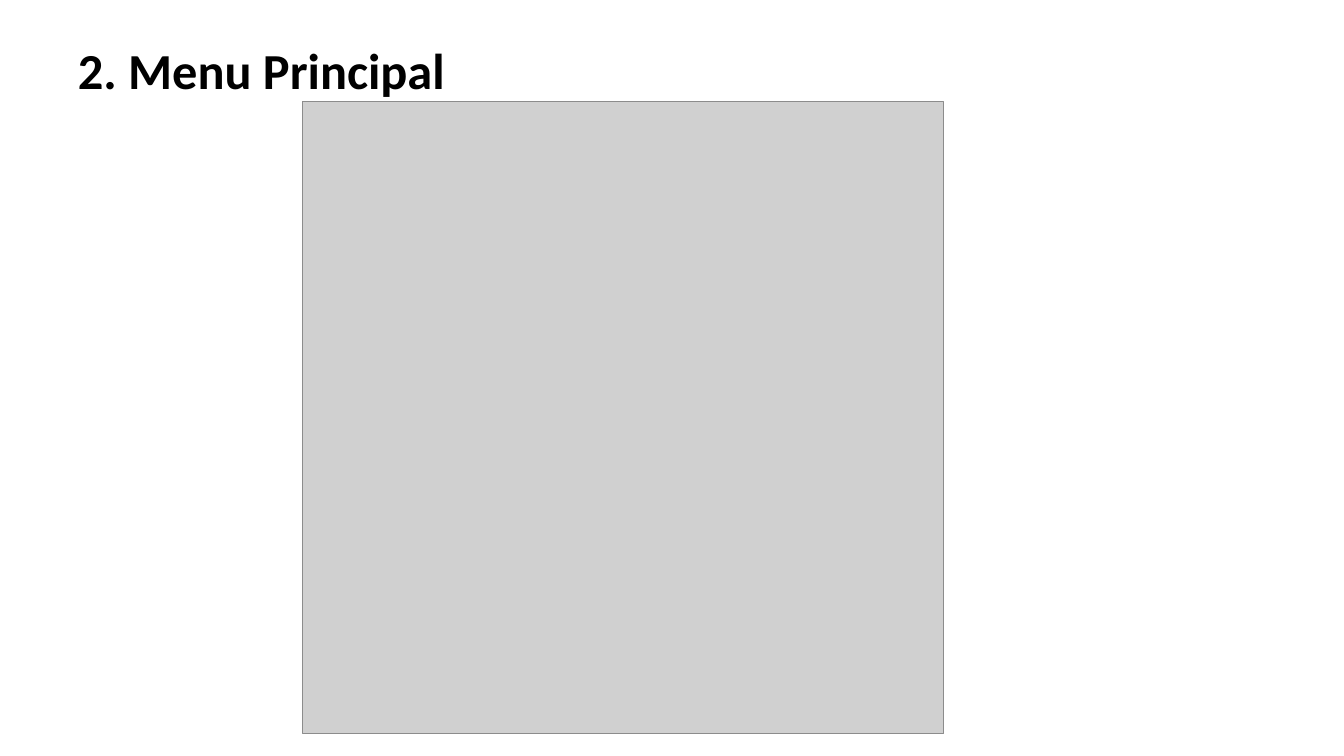
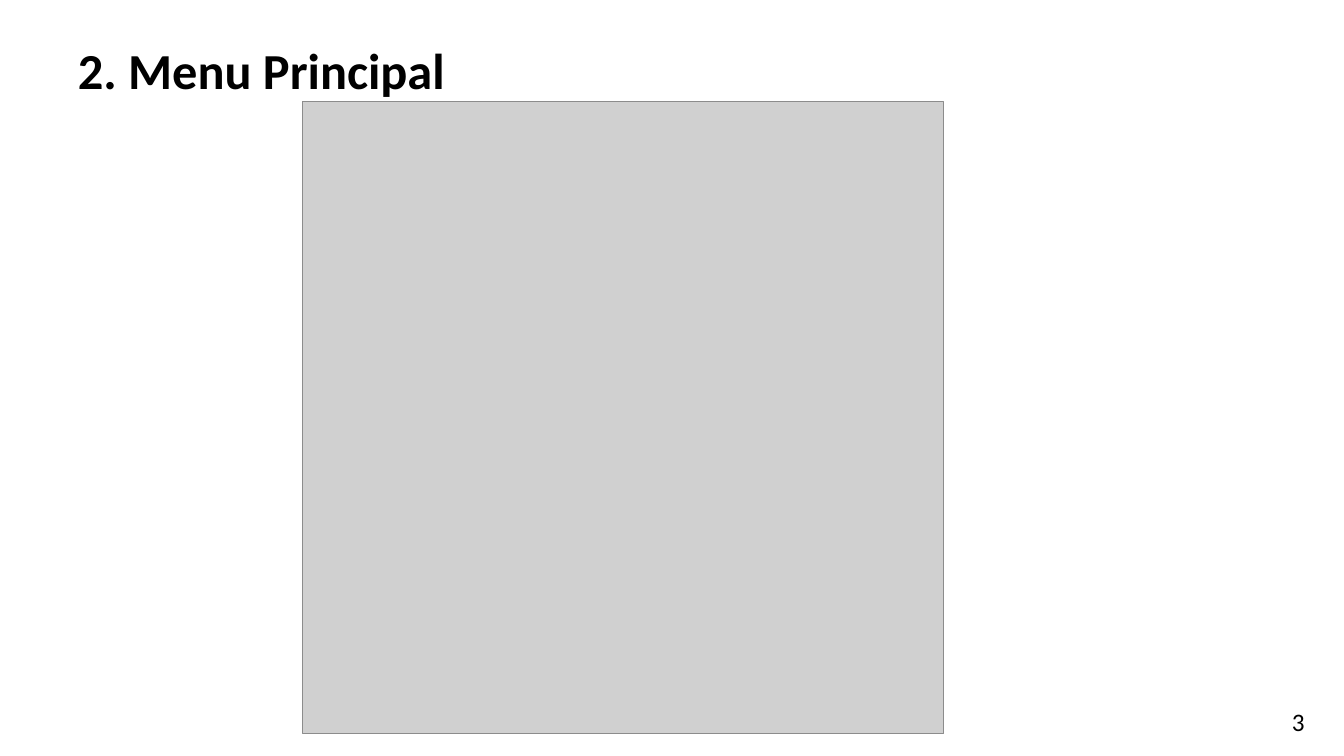
Before and after one commit to nancialaudino/CligestApp, a slide deck: slide 4 of Apresentação_CligestApp.pptx (slide 3 before the commit). Drawn at 1344x756 pixels with LibreOffice and Linux fonts; fonts in the diff are those of the drawing; grey boxes stand for pictures; background and template pictures are left out. Boxes give left, top, right and bottom in pixels: in the first picture for what was removed or moved away, otherwise in the second. Text is boxed around its words. In the diff, an @@ line names an element or a change of style, - is before the commit and + after.

```diff
--- a/Apresentação_CligestApp.pptx
+++ b/Apresentação_CligestApp.pptx
@@ text added at (x1=1292, y1=714, x2=1305, y2=731), 18 pt, text #000000 @@
+3
```
Also in this commit, not shown: 6 other slides changed, 2 slides added.
